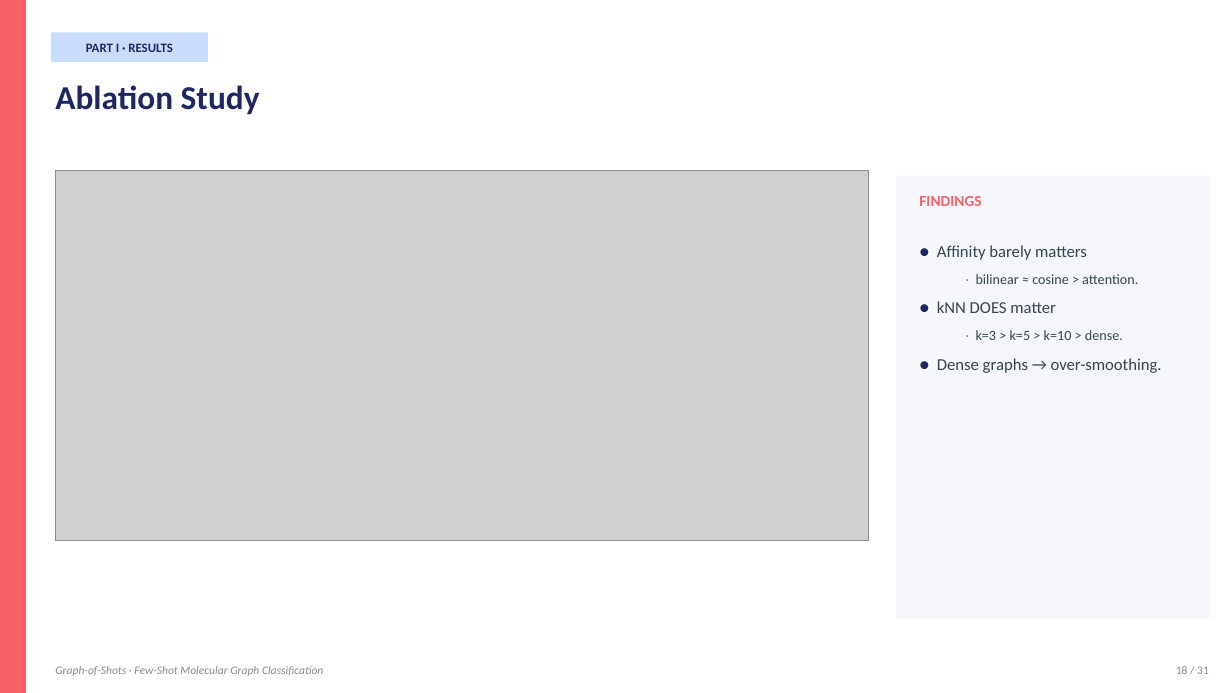
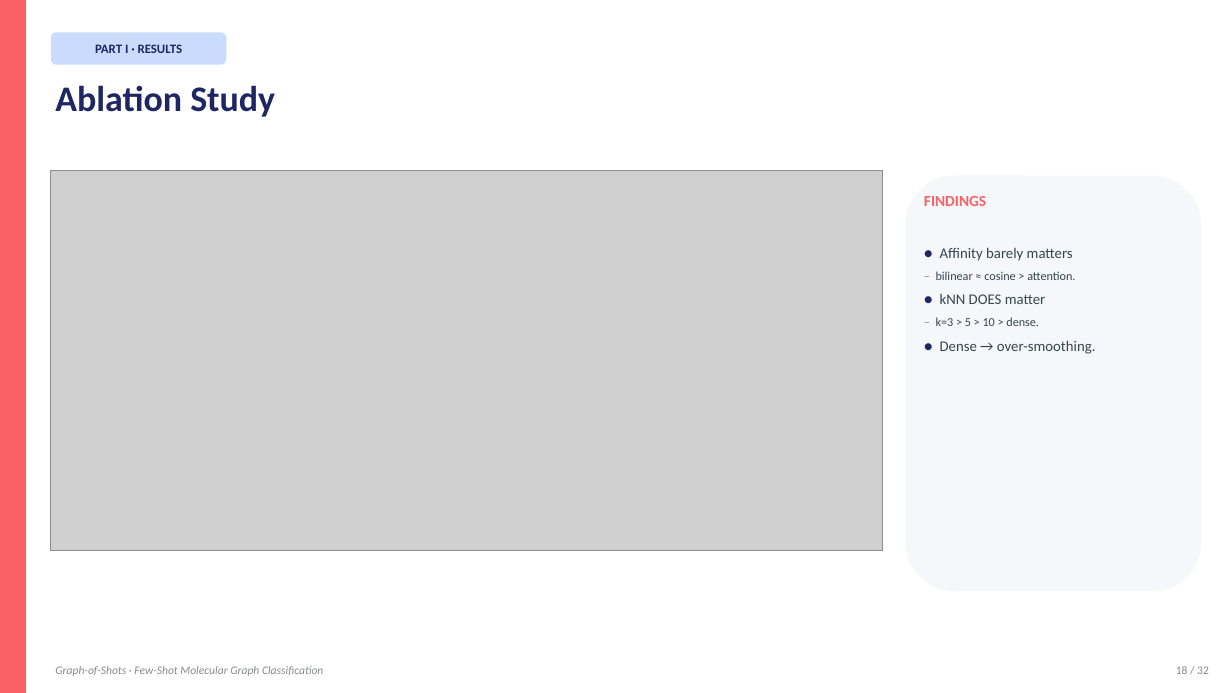
Before and after one commit to BDeMo/proj-mol, a slide deck: slide 18 of presentation/Graph-of-Shots.pptx. Drawn at 1232x693 pixels with LibreOffice and Linux fonts; fonts in the diff are those of the drawing; grey boxes stand for pictures. Boxes give left, top, right and bottom in pixels: in the first picture for what was removed or moved away, otherwise in the second. Text is boxed around its words. In the diff, an @@ line names an element or a change of style, - is before the commit and + after.

Commit message:
Rebuild PPT: native text + math-rendered formula images + clean diagrams
Previous approach used python-pptx shapes for formulas and custom diagrams,
which rendered unpredictably in MS Office (broken math symbols, misaligned
shapes). New approach:

  - All titles, bullets, callouts remain NATIVE PowerPoint text — fully
    editable, consistent formatting across Office versions.
  - Math formulas pre-rendered via matplotlib mathtext → PNG, embedded
    as pictures. Guarantees correct symbols: α, σ, ε, τ, ∑, subscripts,
    superscripts, Euclidean norms.
  - Complex diagrams (supervised pipeline, episode viz, encoder stack,
    GoS pipeline, iterative refinement, bipartite S-Q graph)
    pre-rendered via matplotlib → PNG, embedded as pictures.
  - Simple structures (tables, callout boxes, M1-M5 overview grid)
    still built with native pptx rectangles for editability.

Assets:
  presentation/formulas/  10 math PNGs (mathtext, transparent bg)
  presentation/diagrams/  6 diagram PNGs (matplotlib, transparent bg)
  presentation/figures/   4 result plots (from earlier)

```diff
--- a/presentation/Graph-of-Shots.pptx
+++ b/presentation/Graph-of-Shots.pptx
@@ text "PART I · RESULTS" rewrapped from [86, 41, 173, 56] to [95, 44, 183, 53] @@
@@ rounded rectangle: place and size @@
-rounded rectangle at [51, 32, 208, 62]
+rounded rectangle at [51, 32, 226, 65]
@@ rounded rectangle at [51, 32, 226, 65]: rectangle to rounded rectangle @@
@@ text "Ablation Study" at [55, 85, 275, 117]: size 26 to 28 pt @@
@@ picture: place and size @@
-picture at [55, 171, 869, 541]
+picture at [51, 171, 883, 551]
@@ rounded rectangle at [906, 176, 1202, 592]: rectangle to rounded rectangle @@
@@ rounded rectangle: place and size @@
-rounded rectangle at [897, 176, 1211, 619]
+rounded rectangle at [906, 176, 1202, 592]
@@ text "FINDINGS": place and size @@
-text "FINDINGS" at [919, 196, 981, 206]
+text "FINDINGS" at [924, 196, 986, 206]
@@ text at [940, 247, 1073, 304]: size 13 to 11.5 pt in "● Affinity barely matters", "● kNN DOES matter"; line spacing 1.25 to 1.2; less space between paragraphs @@
@@ text at [936, 271, 1075, 280]: text changed; size 11 to 9.5 pt @@
-  · bilinear ≈ cosine > attention.
+– bilinear ≈ cosine > attention.
@@ text at [936, 317, 1096, 354]: text changed; size 13 to 11.5 pt @@
-  · k=3 > k=5 > k=10 > dense.
-● Dense graphs → over-smoothing.
+– k=3 > 5 > 10 > dense.
+● Dense → over-smoothing.
```
Also in this commit, not shown: 31 other slides changed, 17 other files.
